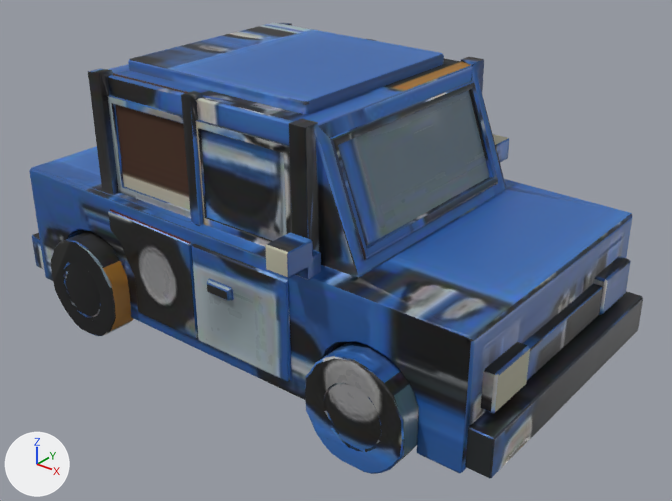
An edit to the glTF model public/models/world/cute-car-hatchback.glb, drawn before and after from the same camera.
Camera for both pictures: a 50 mm lens placed at (2.78, -3.31, 2.53), pointed at (0.14, -0.02, 0.49). The lights are fixed; the arrows at lower left show +X, +Y and +Z. The older version comes first. Where no turn or scale is listed for an object, it has been applied to the vertices. Vertices at exactly the same position are counted once.

The first picture shows 'Cute-car-hatchbackBody'.
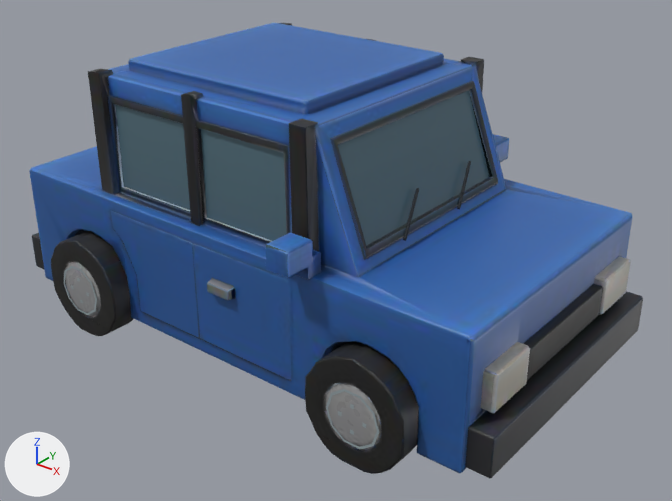
Boxes (x1, y1, x2, y2) around the edits, measured in the pictures (672 x 501 px):
part 1 of me_cute_car_hatchback_mesh, built on (mostly hidden): after (403, 161, 471, 241)
part 2 of me_cute_car_hatchback_mesh, cut back: before (108, 211, 290, 381); after (63, 211, 379, 449)
part 3 of me_cute_car_hatchback_mesh, surface changed: (29, 23, 632, 478) in both

The edits, one by one:
me_cute_car_hatchback_mesh is used by ob_cute_car_hatchbackbody; location (0.0, 0.0, 0.711).
me_cute_car_hatchback_mesh had 2248 vertices, 4413 faces and spanned x -1.46..1.46, y -0.88..0.88, z -0.71..0.71.
me_cute_car_hatchback_mesh now has 2394 vertices, 4503 faces and spans x -1.46..1.46, y -0.88..0.88, z -0.71..0.71.
me_cute_car_hatchback_mesh part 1: 1 vertex moved from x -0.55, y 0.75, z -0.49 to x -0.54, y 0.74, z -0.49; 46 vertices removed from x -0.69..0.45, y 0.75..0.76, z -0.5..0.01; 131 vertices added at x -1.02..1.02, y -0.28..0.85, z -0.58..0.27.
me_cute_car_hatchback_mesh part 2: 2 vertices moved from x -0.11..-0.01, y -0.75, z -0.5..-0.14 to x -0.11..-0.01, y -0.73, z -0.5..-0.14; 35 vertices removed from x -0.69..0.45, y -0.75, z -0.5..0.01; 96 vertices added at x -1.02..1.02, y -0.84..-0.73, z -0.58..0.0.
me_cute_car_hatchback_mesh part 3: 3586 kept faces spanning x -1.46..1.46, y -0.88..0.88, z -0.71..0.71 get new texture (UV) coordinates.
